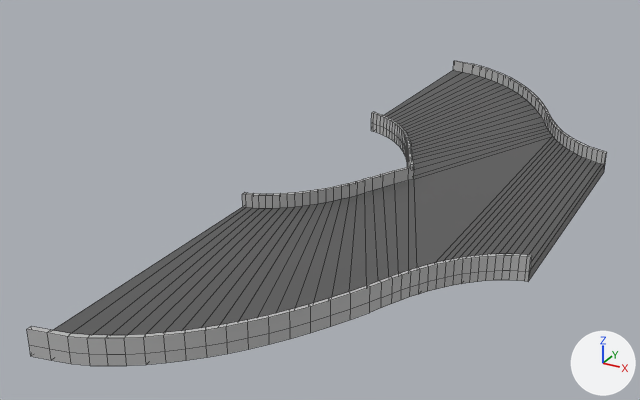
What one commit did to the FBX model Assets/models/Modular_Track/Wide_Track/ROZDVOJKY/ROZDVOJKA_Y_2_WIDE.fbx.
Camera for both pictures: a camera (50 mm lens) standing at (-7.85, -14.66, 2.56) and looking at (-10.69, -9.49, -0.02). Every picture has the same lights, and +X, +Y and +Z are marked at lower right. Mesh edges are drawn as thin lines. Where no turn or scale is listed for an object, it has been applied to the vertices. Vertices at the same position are counted once.
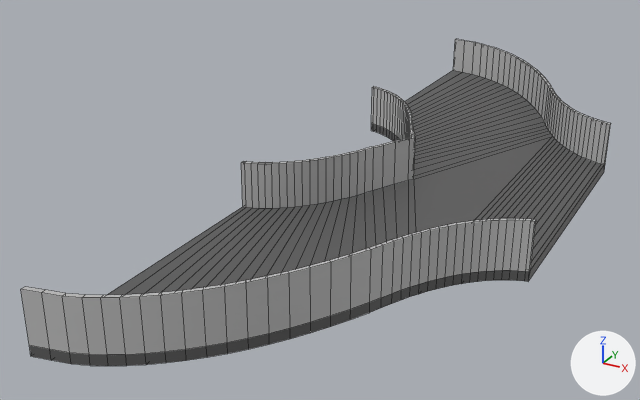
The newer file is also turned or shifted as a whole; pictures and numbers use the older file's frame.

Edits to the bpy script that builds the scene:
```text
Add mat_road8:
    mat_road8 = principled_material('road8')
    mat_road8.base_color = (0.104, 0.104, 0.104)  # dark grey #5b5b5b
Change me_mesh:
    used by ob_psphere74; location = (-9.0, -8.0, 0.0)
    remove me_mesh.from_pydata(...)  # 601 vertices, 597 faces; spans x -2.0..0.0, y -4.0..2.0, z 0.0..0.16
    add me_mesh.from_pydata(...)  # 601 vertices, 591 faces; spans x -2.0..0.0, y -4.0..2.0, z 0.0..0.39
    me_mesh part 1
    6 faces are deleted
    238 vertices in x -2.0..0.0, y -4.0..2.0, z 0.16 move by (0.0, 0.0, 0.23)
    me_mesh part 2: 116 faces spanning x -2.0..0.0, y -4.0..2.0, z 0.0..0.07 switch from mat_lambert1 (grey #bcbcbc) to mat_road (dark grey #5b5b5b)
    add me_mesh.materials.append(mat_road8)  # dark grey #5b5b5b
```

What differs and where, as boxes (x1, y1, x2, y2) in the pictures (640 x 400 px):
'pSphere74', reshaped (7% taller)
    before: (27, 61, 607, 366)
    after: (21, 39, 611, 366)
part 1 of me_mesh, cut back
    before: (27, 61, 607, 355)
    after: (21, 39, 611, 355)
part 2 of me_mesh, recoloured
    both: (29, 123, 529, 366)
